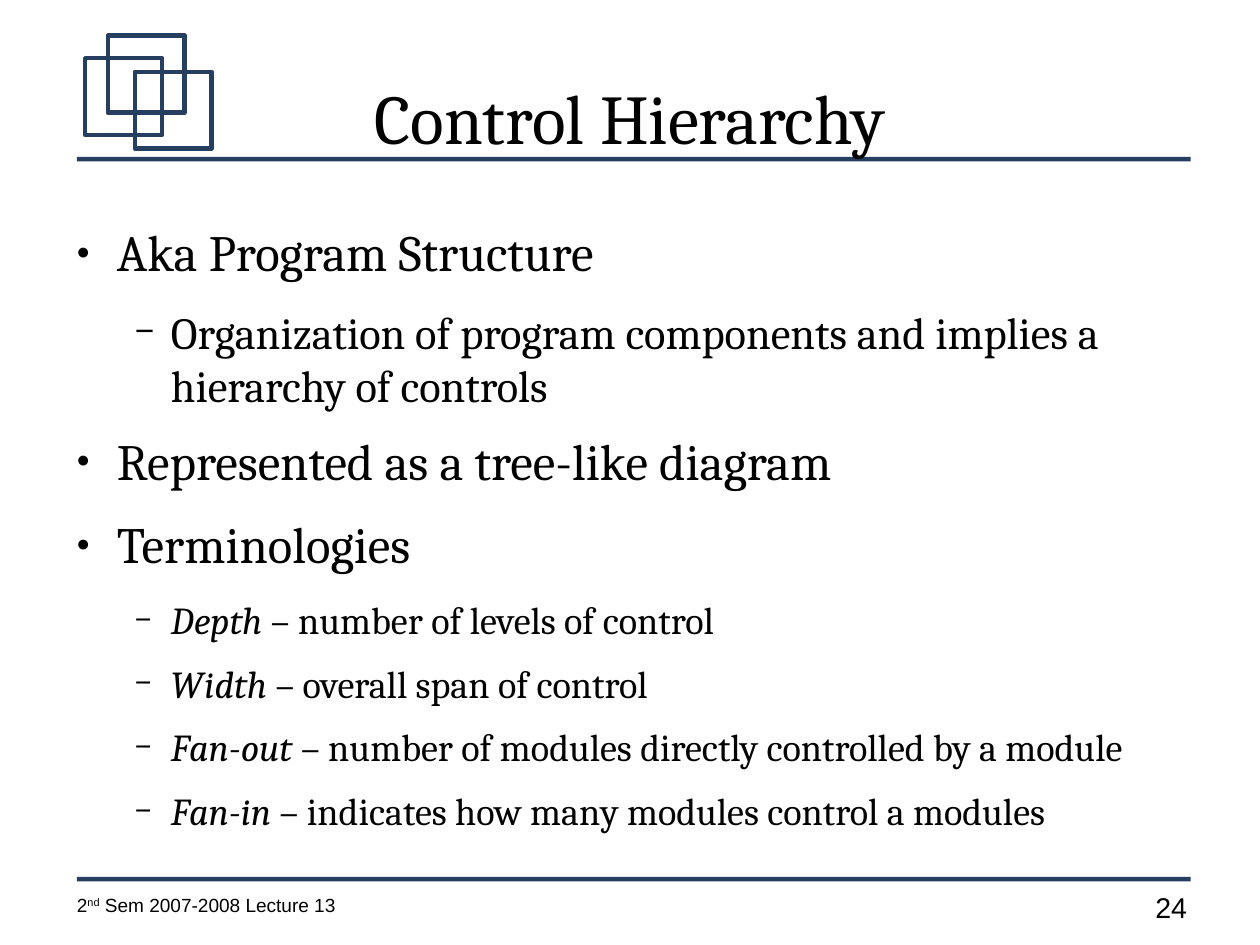
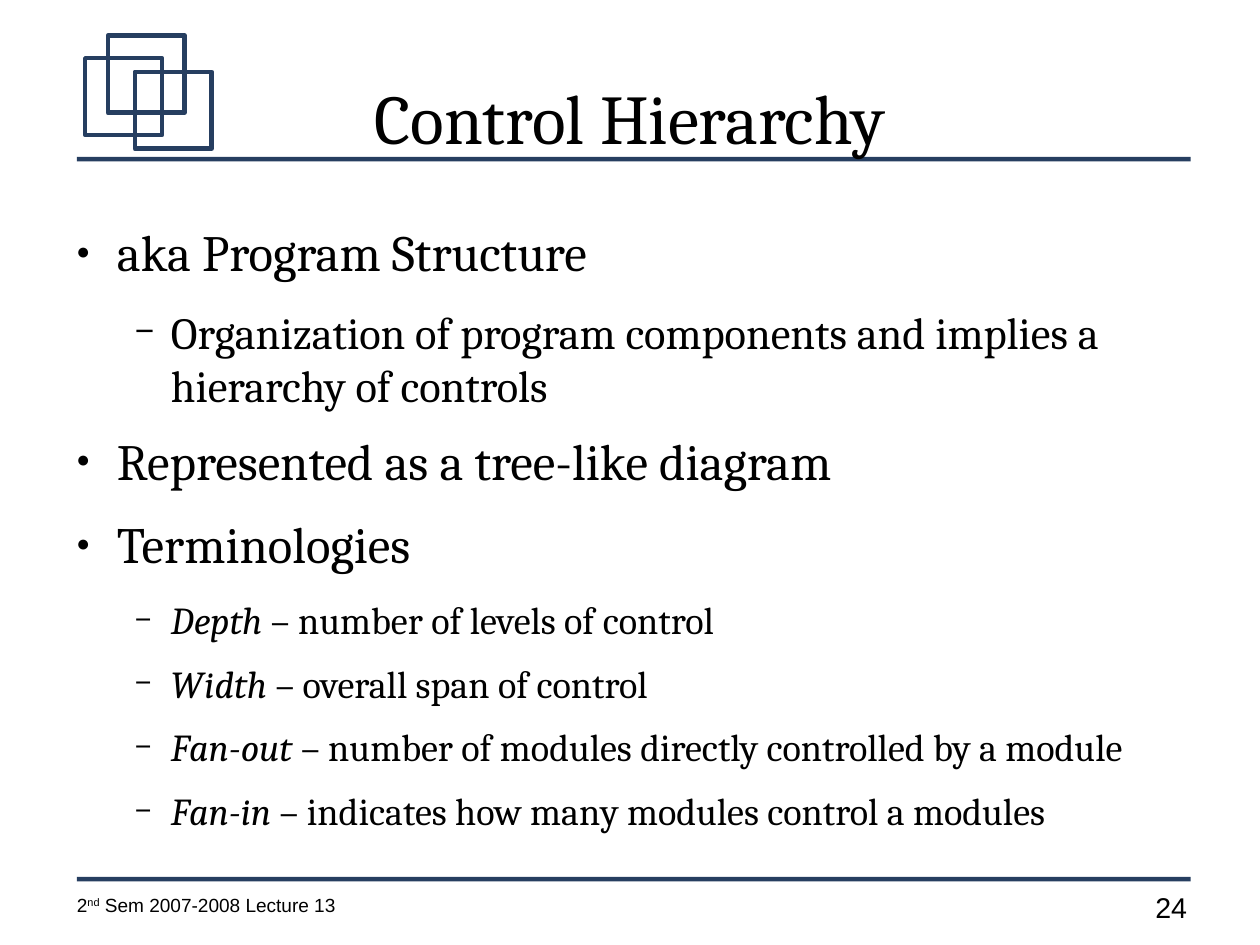
Before and after one commit to jachermocilla/jach-homepage, a slide deck: slide 24 of CMSC128-2nd-Sem-2007-L13.odp. Drawn at 1260x945 pixels with LibreOffice and Linux fonts; fonts in the diff are those of the drawing. Boxes give left, top, right and bottom in pixels: in the first picture for what was removed or moved away, otherwise in the second. Text is boxed around its words. In the diff, an @@ line names an element or a change of style, - is before the commit and + after.

```diff
--- a/CMSC128-2nd-Sem-2007-L13.odp
+++ b/CMSC128-2nd-Sem-2007-L13.odp
@@ text at (117, 235, 587, 282): text changed @@
-● Aka Program Structure
+● aka Program Structure
```
Also in this commit, not shown: 5 other slides changed.
